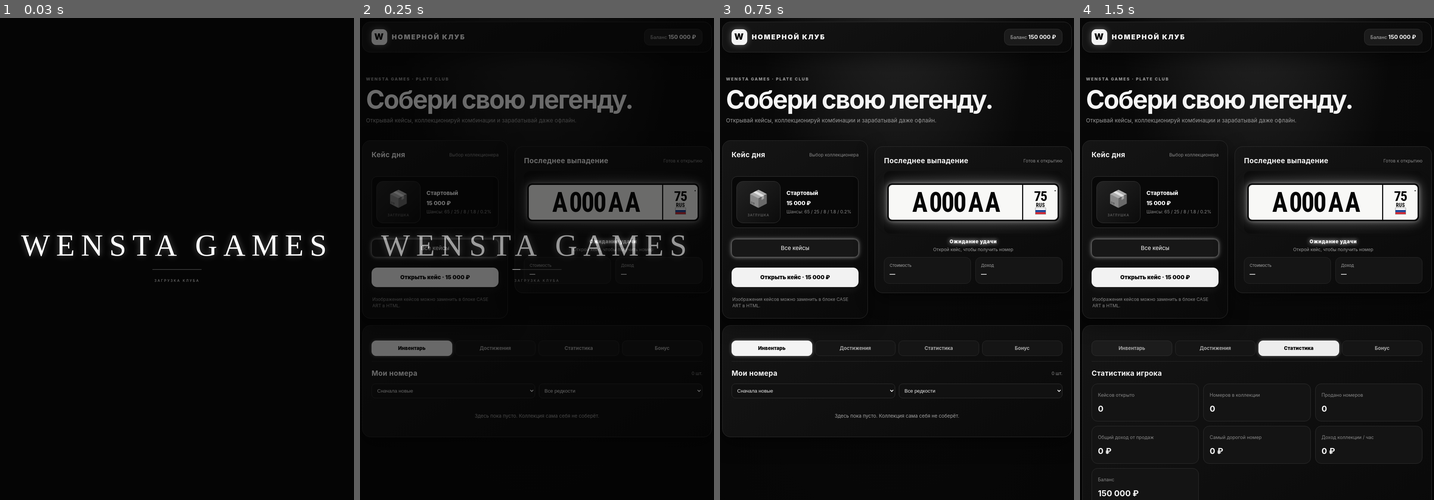
Above: before the commit, frames 1-4 (left to right).
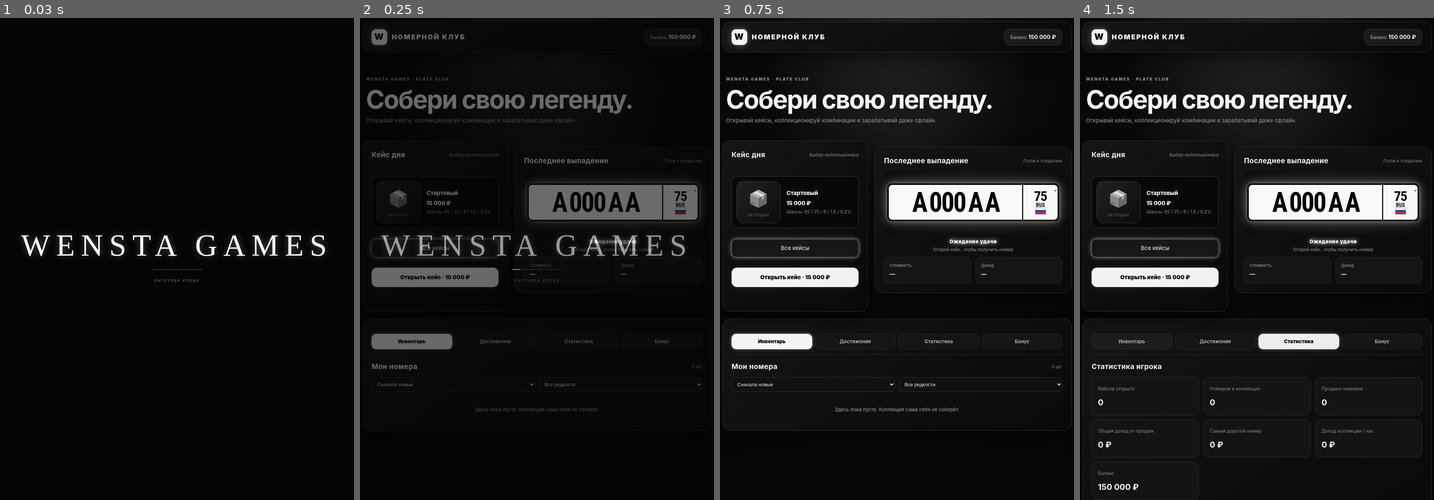
Above: after the commit, the same moments.

Repository: feligqwefi/nomer_play
Game: browser game, page index.html
Two runs of this game, one before a commit and one after it. Both use one fixed random seed, a clock stepped at 60 frames per second and the inputs below.
Inputs:
- Up to frame 1 (0.03 s): no input
- Up to frame 2 (0.25 s): no input
- Up to frame 3 (0.75 s): no input
- Up to frame 4 (1.5 s): click "Статистика" at 1.27 s

Frame 1 is identical in both runs. In frame 2, 1.4% of the frame differs, in the area x 3-97%, y 57-84%; in frame 3, 2.4%; in frame 4, 3.1%, in the area x 0-100%, y 57-100%.

Commit message:
Update index.html

Diff:
--- a/index.html
+++ b/index.html
@@ -72,7 +72,7 @@
       </button>
      </div>
      <p class="notice">
-      &Icy;&zcy;&ocy;&bcy;&rcy;&acy;&zhcy;&iecy;&ncy;&icy;&yacy; &kcy;&iecy;&jcy;&scy;&ocy;&vcy; &mcy;&ocy;&zhcy;&ncy;&ocy; &zcy;&acy;&mcy;&iecy;&ncy;&icy;&tcy;&softcy; &vcy; &bcy;&lcy;&ocy;&kcy;&iecy; CASE ART &vcy; HTML.
+      .
      </p>
     </section>
     <section class="panel result-panel" id="resultPanel">
